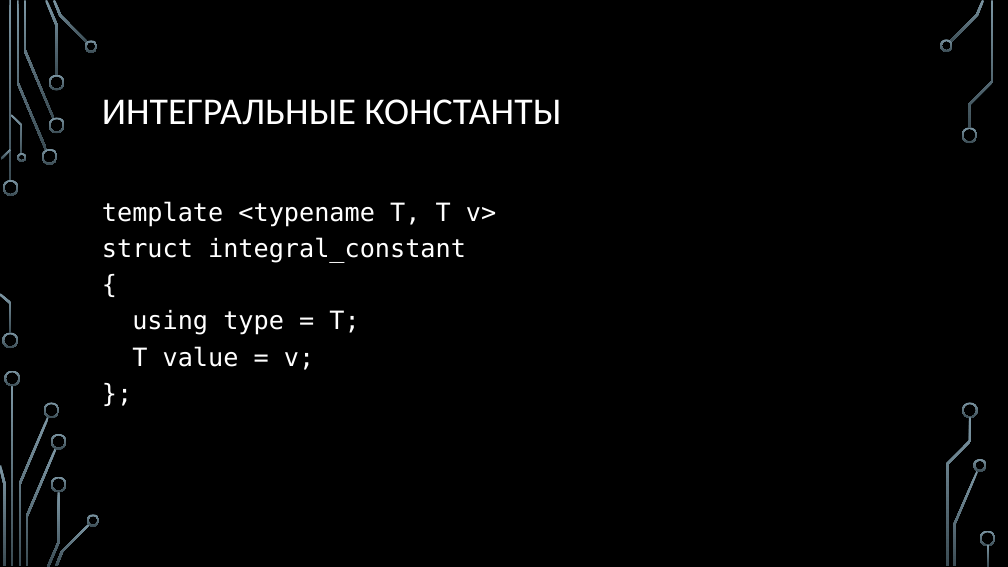
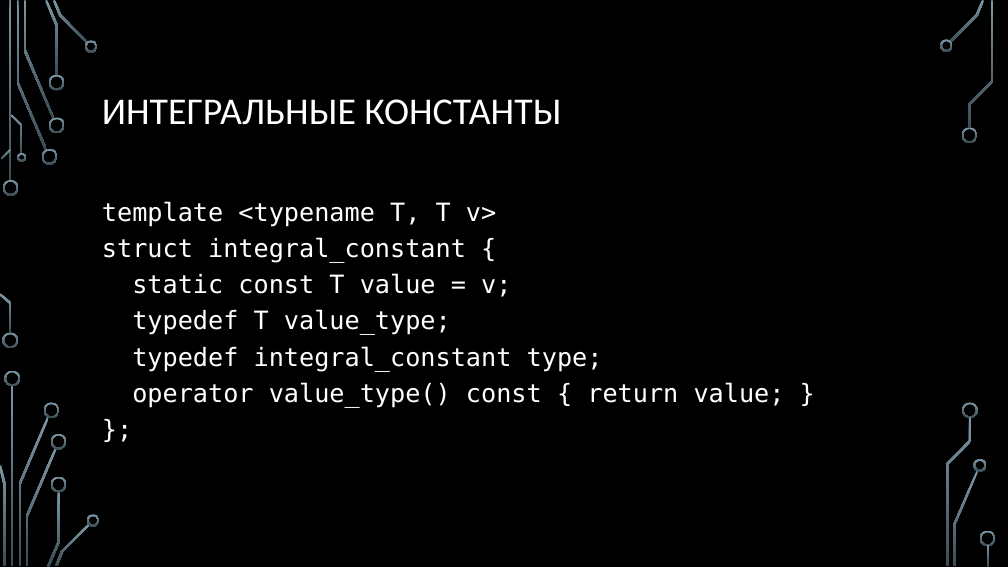
Before and after one commit to MIPT-ILab/cpp-lects-rus, a slide deck: slide 3 of slides/lec2-9-meta.pptx (slide 15 before the commit). Drawn at 1008x567 pixels with LibreOffice and Linux fonts; fonts in the diff are those of the drawing; background and template pictures are left out. Boxes give left, top, right and bottom in pixels: in the first picture for what was removed or moved away, otherwise in the second. Text is boxed around its words. In the diff, an @@ line names an element or a change of style, - is before the commit and + after.

```diff
--- a/slides/lec2-9-meta.pptx
+++ b/slides/lec2-9-meta.pptx
@@ text at <box>102,201,785,408</box>: text changed @@
-template <typename T, T v>
-struct integral_constant
-{
-using type = T;
-T value = v;
-};
+template <typename T, T v>
+struct integral_constant {
+static const T value = v;
+typedef T value_type;
+typedef integral_constant type;
+operator value_type() const { return value; }
+};
```
Also in this commit, not shown: 4 other slides changed, 5 slides added, 1 slide removed, 12 other files.
